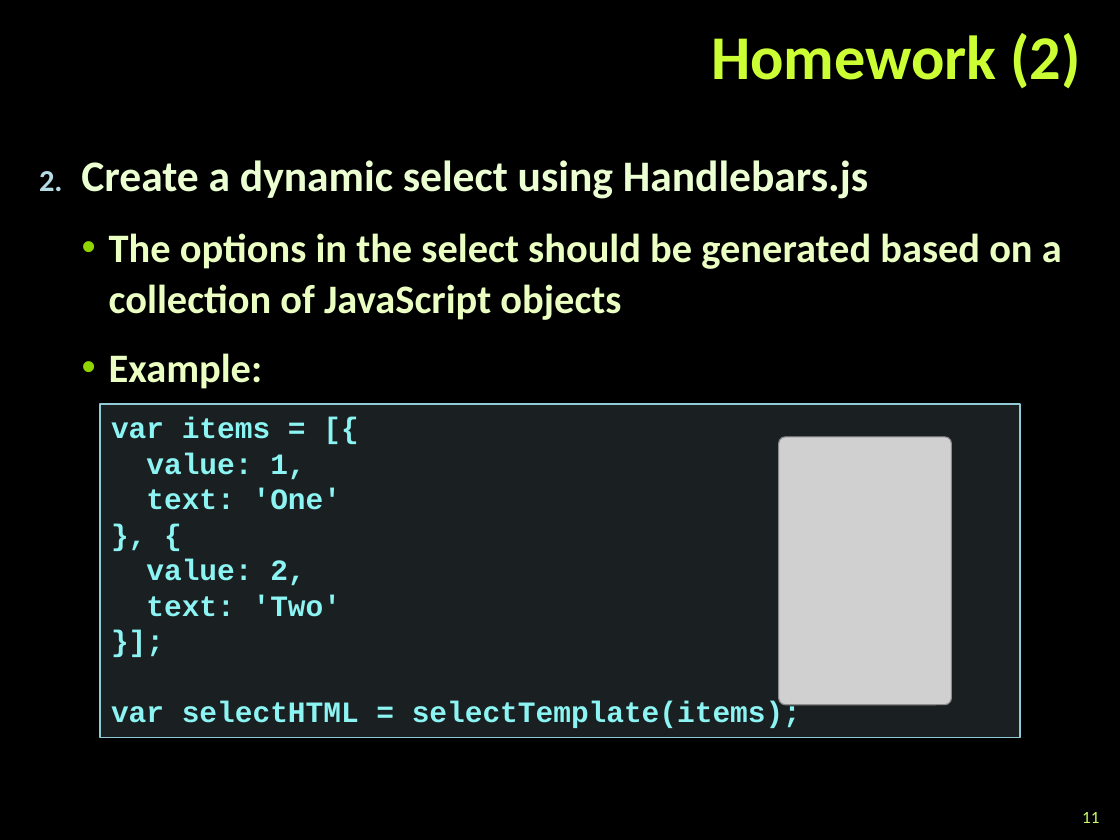
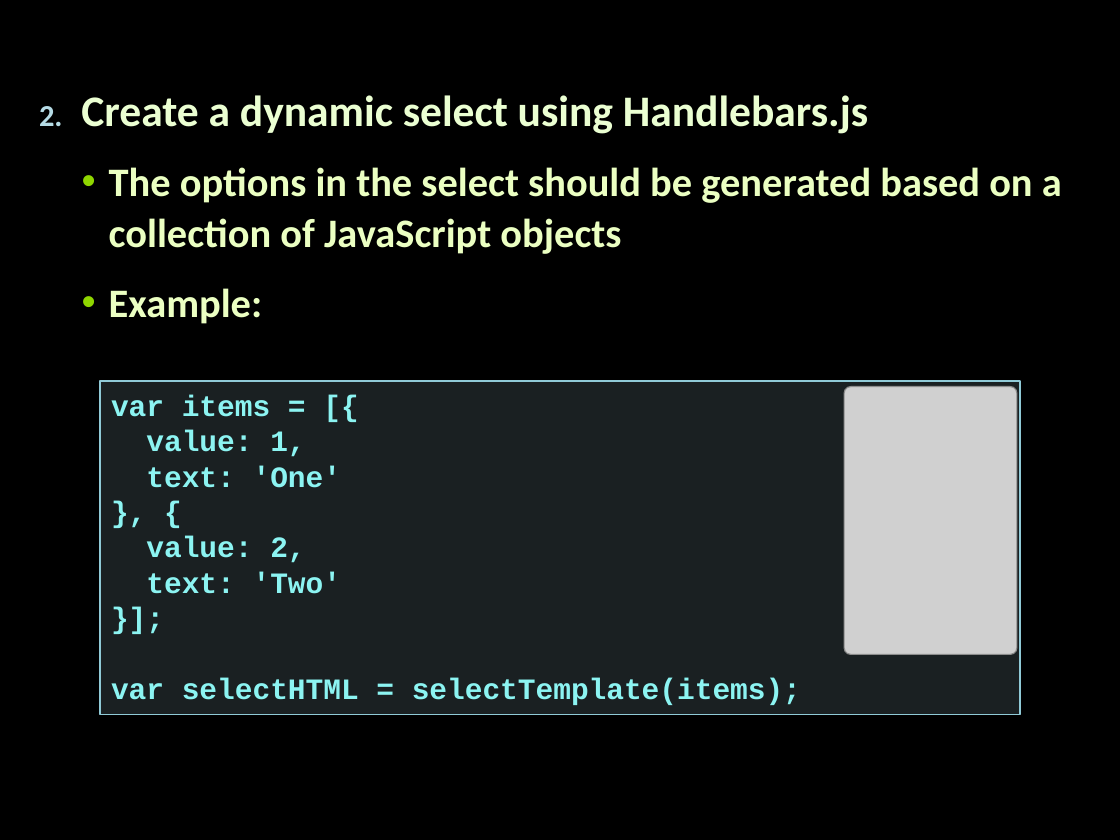
Before and after one commit to Termininja/TelerikAcademy, a slide deck: slide 2 of JavaScript/JS UI & DOM/11. HTML Templates/HTML Templates.pptx (slide 11 before the commit). Drawn at 1120x840 pixels with LibreOffice and Linux fonts; fonts in the diff are those of the drawing; grey boxes stand for pictures; background and template pictures are left out. Boxes give left, top, right and bottom in pixels: in the first picture for what was removed or moved away, otherwise in the second. Text is boxed around its words. In the diff, an @@ line names an element or a change of style, - is before the commit and + after.

```diff
--- a/JavaScript/JS UI & DOM/11. HTML Templates/HTML Templates.pptx
+++ b/JavaScript/JS UI & DOM/11. HTML Templates/HTML Templates.pptx
@@ title removed at (711, 33, 1081, 89) @@
-Homework (2)
@@ text "Create a dynamic select using ...": place and size @@
-text "Create a dynamic select using ..." at (81, 160, 1062, 389)
+text "Create a dynamic select using ..." at (81, 95, 1062, 324)
@@ rectangle "var items = [{": place and size @@
-rectangle "var items = [{" at (100, 404, 1019, 738)
+rectangle "var items = [{" at (100, 381, 1019, 715)
@@ picture: place and size @@
-picture at (778, 437, 951, 704)
+picture at (844, 386, 1017, 654)
@@ page number removed at (1082, 812, 1099, 823) @@
-11
```
Also in this commit, not shown: 4 other slides changed, 9 slides removed, 11 other files.
